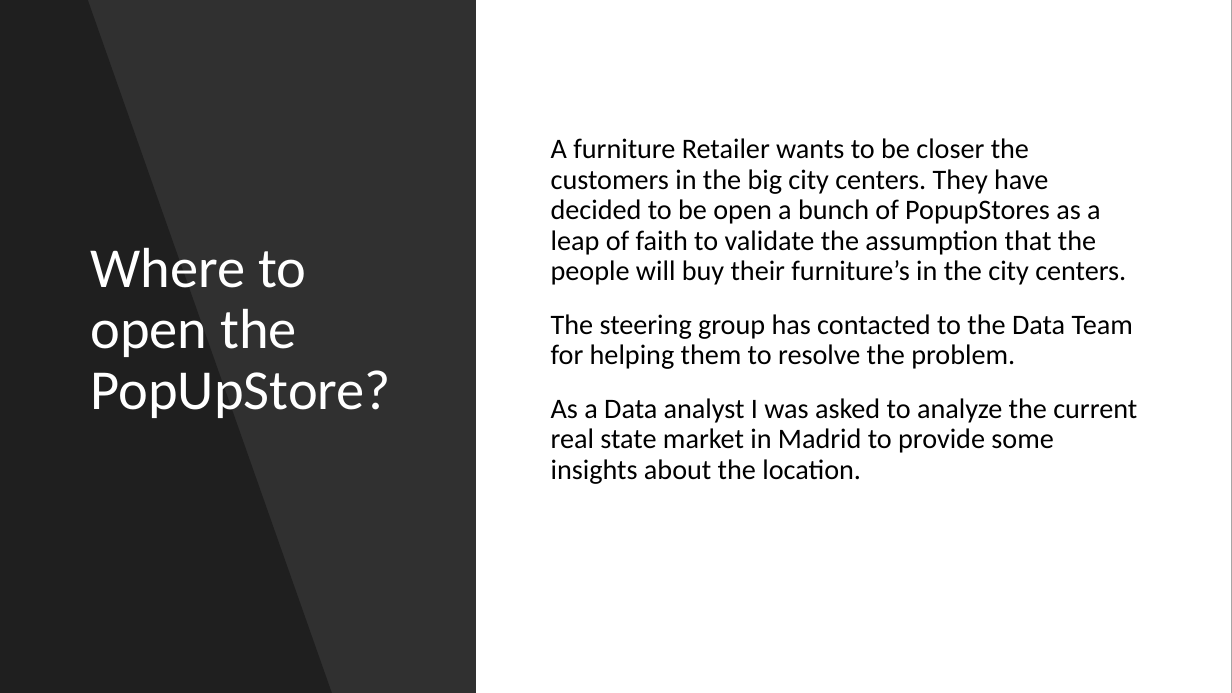
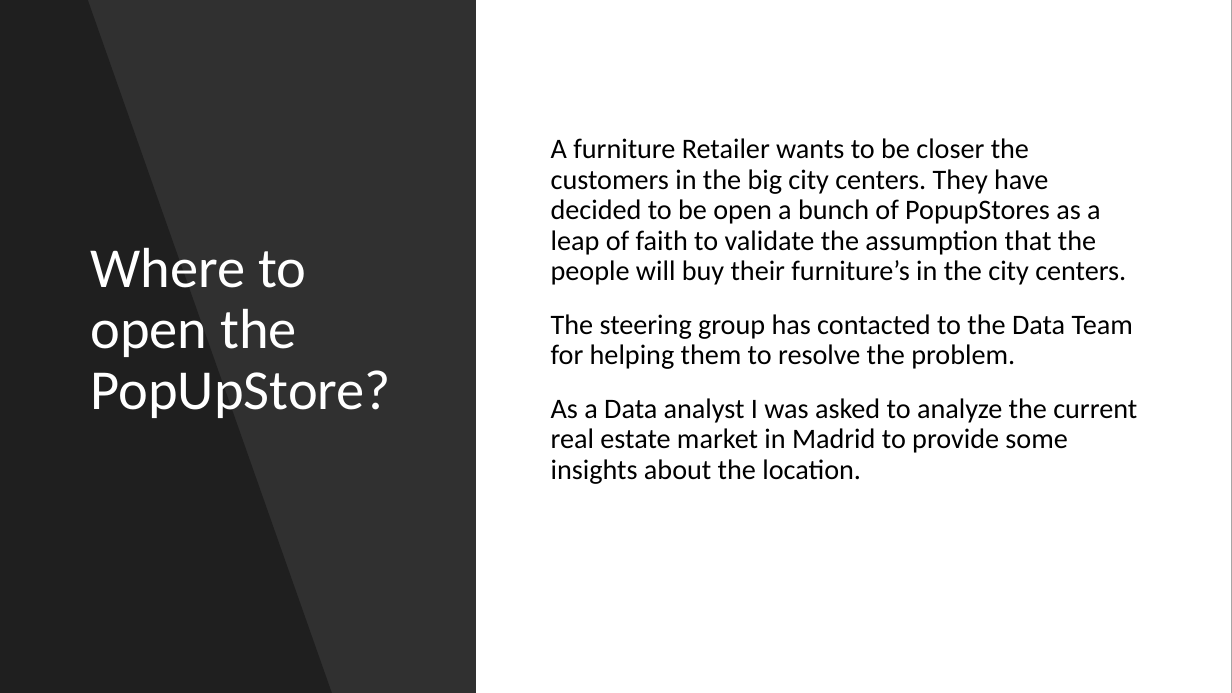
Before and after one commit to isra-st/NewPoPUpStore, a slide deck: slide 2 of New PopUpStore.pptx. Drawn at 1232x693 pixels with LibreOffice and Linux fonts; fonts in the diff are those of the drawing. Boxes give left, top, right and bottom in pixels: in the first picture for what was removed or moved away, otherwise in the second. Text is boxed around its words. In the diff, an @@ line names an element or a change of style, - is before the commit and + after.

```diff
--- a/New PopUpStore.pptx
+++ b/New PopUpStore.pptx
@@ text at (551, 398, 1137, 484): text changed @@
-As a Data analyst I was asked to analyze the current real state market in Madrid to provide some insights about the location.
+As a Data analyst I was asked to analyze the current real estate market in Madrid to provide some insights about the location.
```
Also in this commit, not shown: 5 other slides changed, 3 other files.
